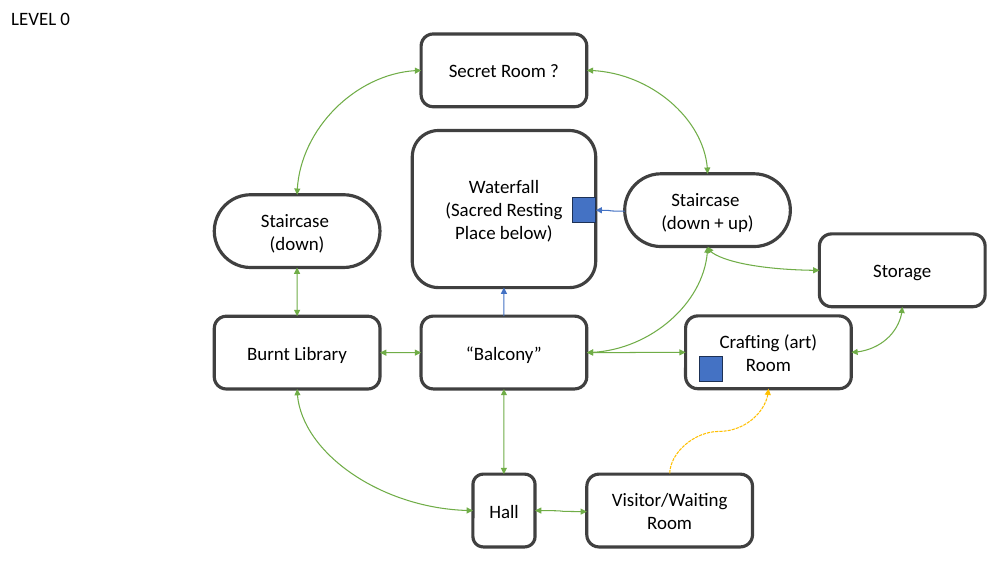
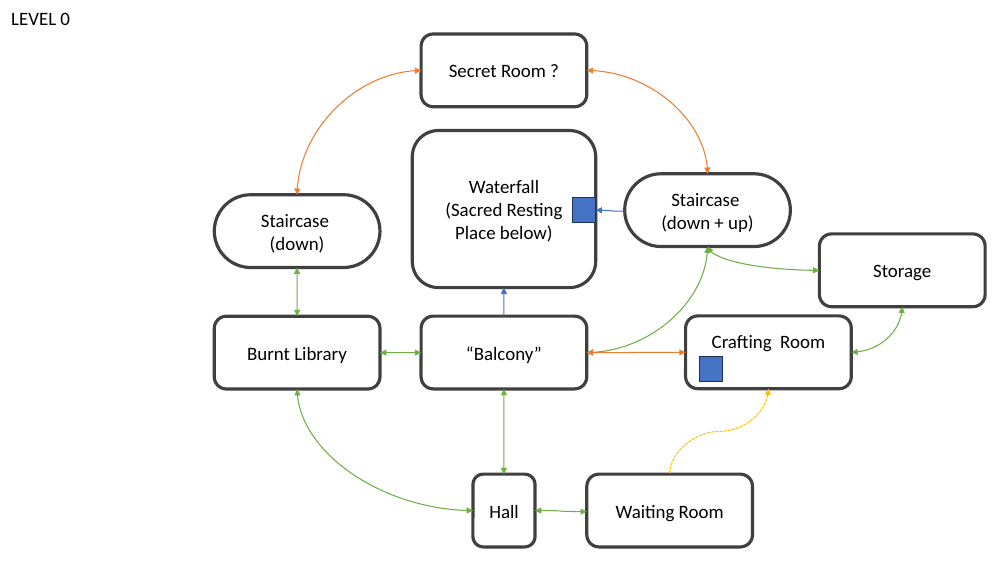
Before and after one commit to Tchetchouille/ijo-musi, a slide deck: slide 4 of Design Documents/Space/Temple Plan V1.pptx. Drawn at 1008x567 pixels with LibreOffice and Linux fonts; fonts in the diff are those of the drawing. Boxes give left, top, right and bottom in pixels: in the first picture for what was removed or moved away, otherwise in the second. Text is boxed around its words. In the diff, an @@ line names an element or a change of style, - is before the commit and + after.

```diff
--- a/Design Documents/Space/Temple Plan V1.pptx
+++ b/Design Documents/Space/Temple Plan V1.pptx
@@ curved double arrow (421, 70) - (297, 195): stroke #70AD47 1 pt to #ED7D31 1 pt @@
@@ curved double arrow (708, 174) - (587, 70): stroke #70AD47 1 pt to #ED7D31 1 pt @@
@@ curved double arrow (686, 352) - (587, 352): stroke #70AD47 1 pt to #ED7D31 1 pt @@
@@ text in rounded rectangle at box(712, 335, 825, 352): text changed @@
-Crafting (art) Room
+Crafting Room
@@ text in rounded rectangle at box(616, 505, 724, 522): text changed @@
-Visitor/Waiting Room
+Waiting Room
```
Also in this commit, not shown: 1 other slide changed, 4 other files.
